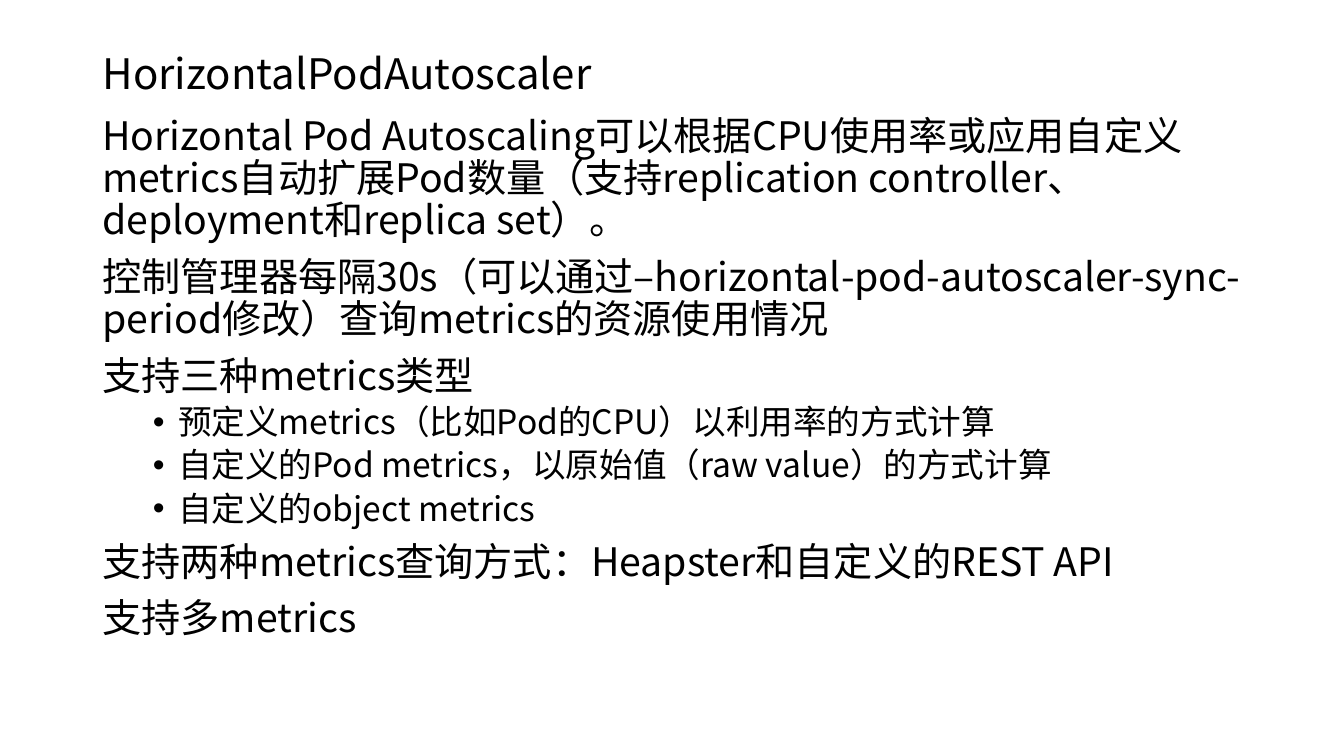
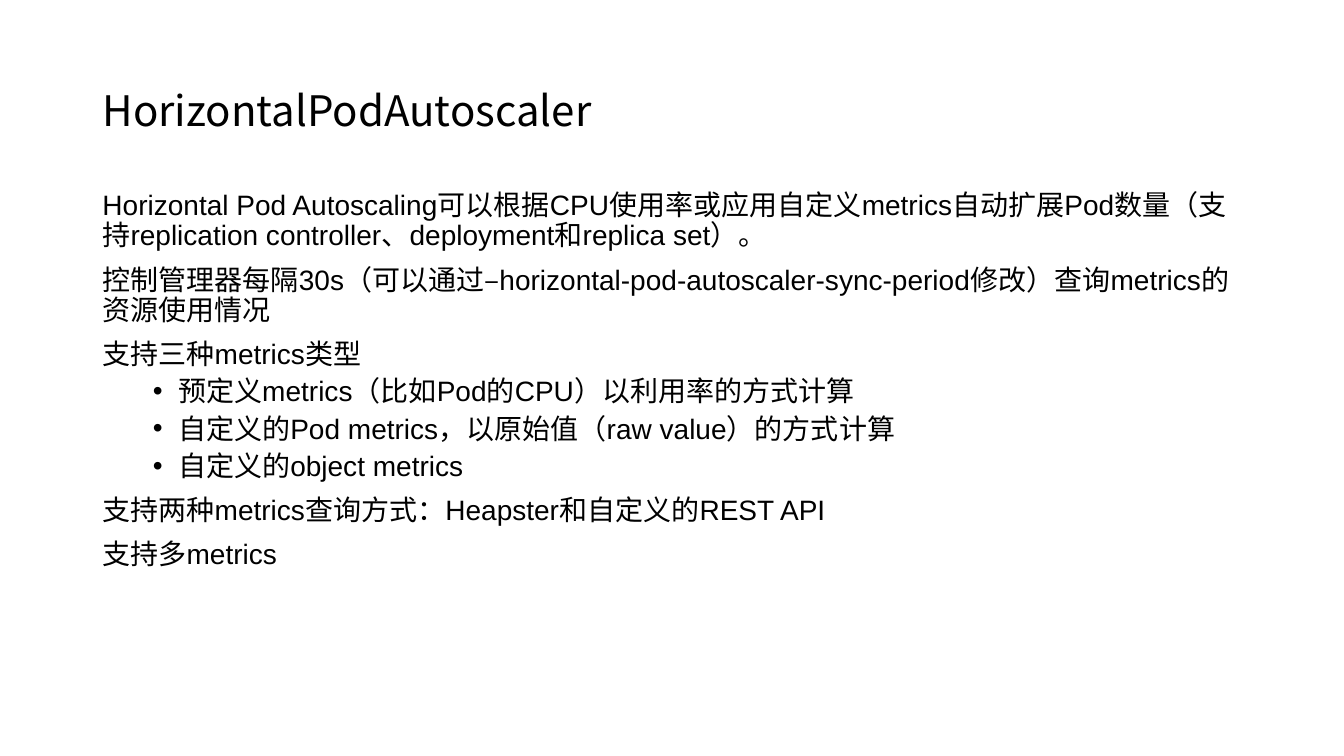
Before and after one commit to axzxs2001/Asp.NetCoreExperiment, a slide deck: slide 31 of Asp.NetCoreExperiment/kubernetes/kubernetes.pptx. Drawn at 1344x756 pixels with LibreOffice and Linux fonts; fonts in the diff are those of the drawing; background and template pictures are left out. Boxes give left, top, right and bottom in pixels: in the first picture for what was removed or moved away, otherwise in the second. Text is boxed around its words. In the diff, an @@ line names an element or a change of style, - is before the commit and + after.

```diff
--- a/Asp.NetCoreExperiment/kubernetes/kubernetes.pptx
+++ b/Asp.NetCoreExperiment/kubernetes/kubernetes.pptx
@@ title "HorizontalPodAutoscaler": place and size @@
-title "HorizontalPodAutoscaler" at <box>102,55,591,90</box>
+title "HorizontalPodAutoscaler" at <box>102,92,591,127</box>
@@ text "Horizontal Pod Autoscaling可以根据CPU使用率或应用自定义metrics自动扩展Pod数量（支 ...": place and size @@
-text "Horizontal Pod Autoscaling可以根据CPU使用率或应用自定义metrics自动扩展Pod数量（支 ..." at <box>102,118,1239,635</box>
+text "Horizontal Pod Autoscaling可以根据CPU使用率或应用自定义metrics自动扩展Pod数量（支 ..." at <box>102,193,1229,567</box>
@@ text "Horizontal Pod Autoscaling可以根据CPU使用率或应用自定义metrics自动扩展Pod数量（支 ..." at <box>102,193,1229,567</box>: size 28 to 20 pt in "Horizontal Pod Autoscaling可以根据CPU使用率或应用自定义metrics自动扩展Pod数量（支 ...", "控制管理器每隔30s（可以通过–horizontal-pod-autoscaler-sync-period修改）查询me ...", "支持三种metrics类型", "支持两种metrics查询方式：Heapster和自定义的REST API" and 1 more places; font Noto Sans CJK SC to Arial; size 24 to 20 pt in "预定义metrics（比如Pod的CPU）以利用率的方式计算", "自定义的Pod metrics，以原始值（raw value）的方式计算", "自定义的object metrics" @@
```
Also in this commit, not shown: 13 other slides changed, 9 slides removed.
